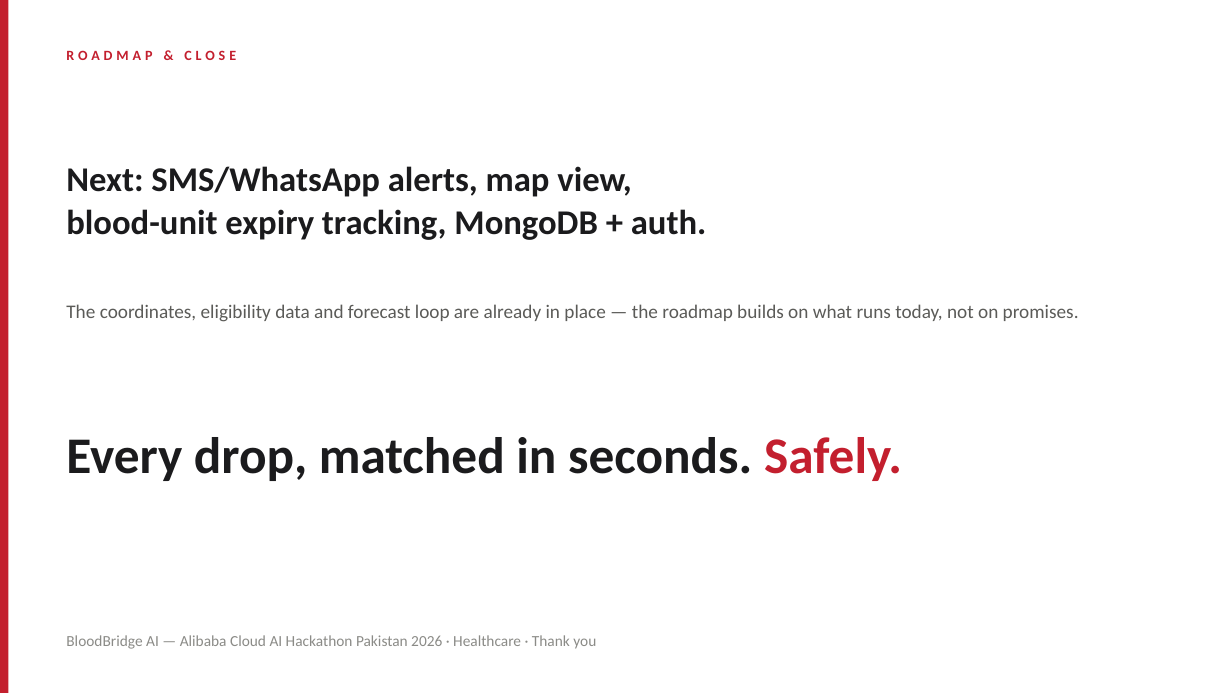
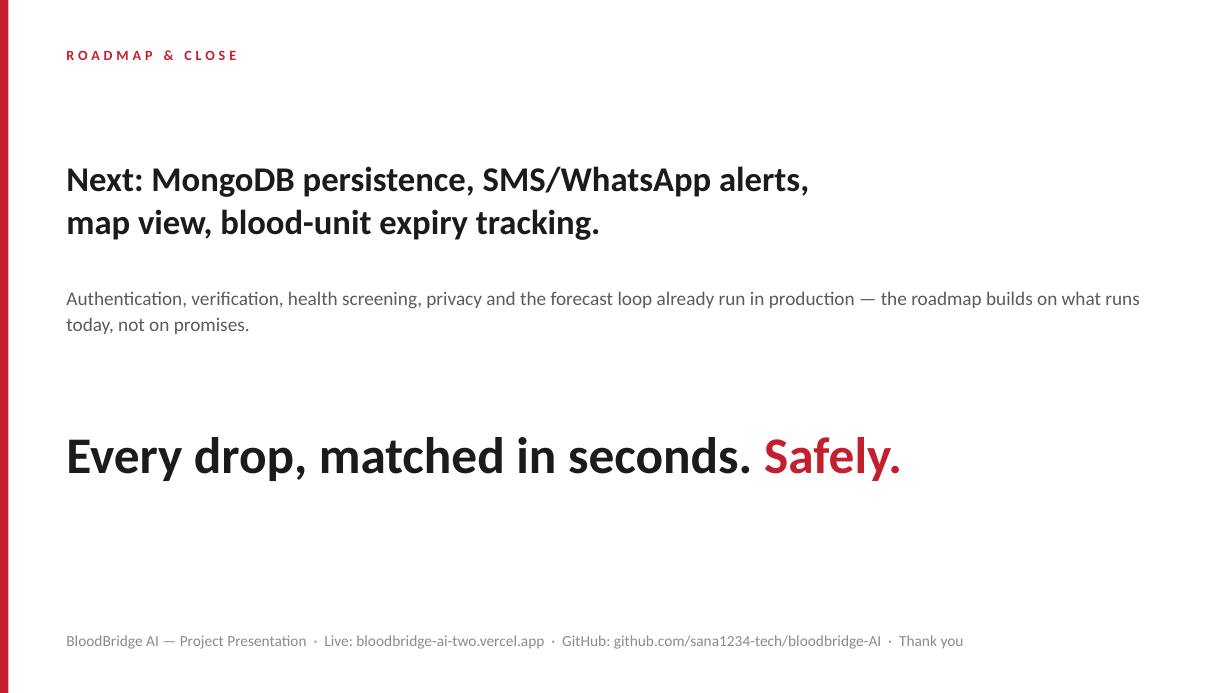
Before and after one commit to sana1234-tech/bloodbridge-AI, a slide deck: slide 11 of presentation/BloodBridge-AI-Presentation.pptx (slide 10 before the commit). Drawn at 1232x693 pixels with LibreOffice and Linux fonts; fonts in the diff are those of the drawing. Boxes give left, top, right and bottom in pixels: in the first picture for what was removed or moved away, otherwise in the second. Text is boxed around its words. In the diff, an @@ line names an element or a change of style, - is before the commit and + after.

Commit message:
Rebuild project presentation: 11 slides with auth, verification, health screening, privacy and live deployment; fresh production screenshots; backdate seeded donor registration

```diff
--- a/presentation/BloodBridge-AI-Presentation.pptx
+++ b/presentation/BloodBridge-AI-Presentation.pptx
@@ text at (66, 166, 809, 240): text changed @@
-Next: SMS/WhatsApp alerts, map view,
-blood-unit expiry tracking, MongoDB + auth.
+Next: MongoDB persistence, SMS/WhatsApp alerts,
+map view, blood-unit expiry tracking.
@@ text at (66, 291, 1139, 334): text changed @@
-The coordinates, eligibility data and forecast loop are already in place — the roadmap builds on what runs today, not on promises.
+Authentication, verification, health screening, privacy and the forecast loop already run in production — the roadmap builds on what runs today, not on promises.
@@ text at (66, 635, 964, 649): text changed @@
-BloodBridge AI — Alibaba Cloud AI Hackathon Pakistan 2026 · Healthcare · Thank you
+BloodBridge AI — Project Presentation · Live: bloodbridge-ai-two.vercel.app · GitHub: github.com/sana1234-tech/bloodbridge-AI · Thank you
```
Also in this commit, not shown: 8 other slides changed, 1 slide added, 9 other files.
